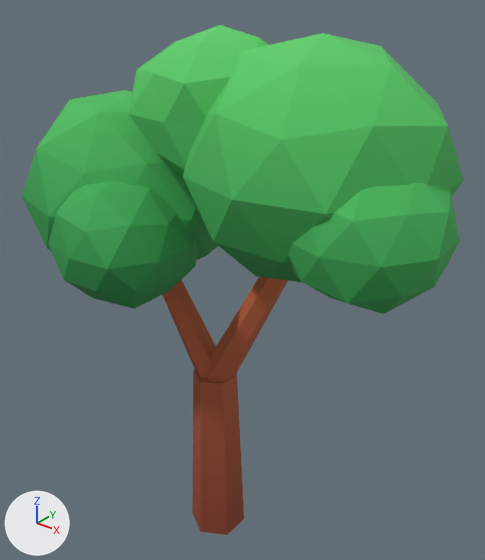
One commit to the glTF model modelos/parque/piezas/arbol_E.glb: the scene before it, then after it.
Before and after are seen from a 50 mm lens placed at (2.54, -2.87, 3.85), pointed at (0.02, 0.27, 1.9). The axes (+X, +Y, +Z) are drawn at lower left. The lights are the same throughout. The picture after the commit comes second.

The first picture shows 'arbol_E'.
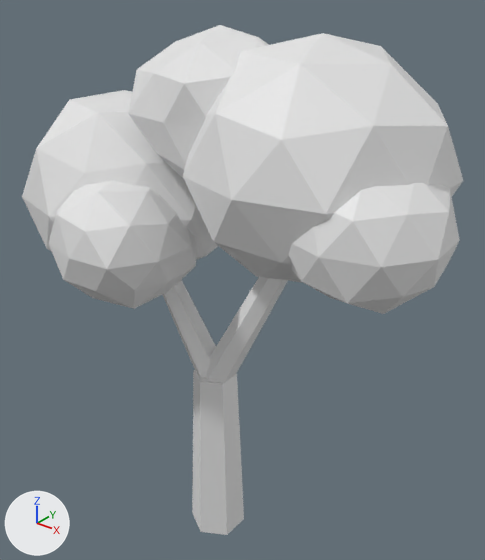
Pixel boxes [x1, y1, x2, y2] of what changed, in the pictures (485 x 560 px):
'arbol_E', recoloured (green to white)
    both: [22, 25, 463, 535]

Edits to the bpy script that builds the scene:
```text
Change me_arbol_e:
    where me_arbol_e.from_pydata(...)  # 330 vertices, 620 faces; spans x -1.59..1.49, y -0.77..1.03, z 0.0..3.5
    remove me_arbol_e.materials.append(mat_parque)
```
